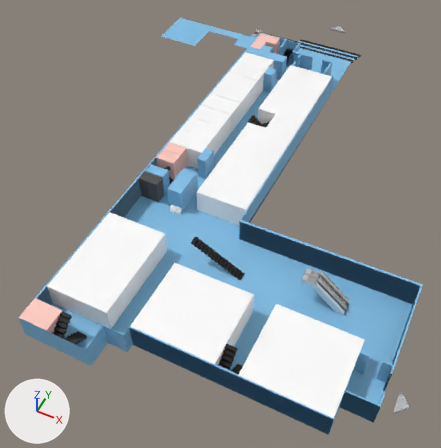
The glTF model data/map3DModel/building10/10_1.glb as it was, and as the next commit left it.
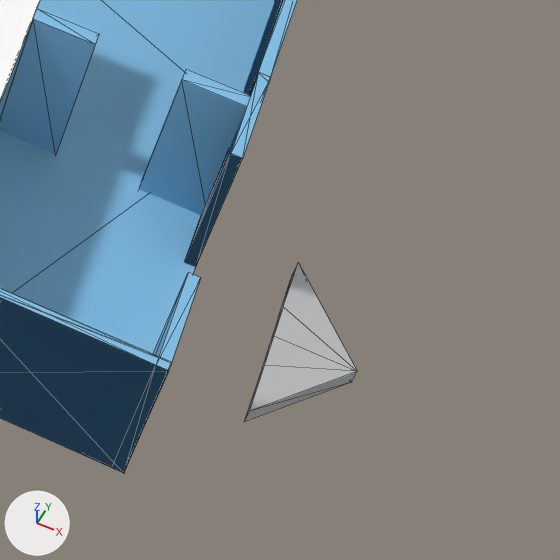
The first picture shows the older version from a camera (50 mm lens) standing at (1.12, -3.15, 2.94) and looking at (-0.2, -0.52, -0.35). The close-ups show both versions on the part from 80% to 100% of the width and 78% to 97% of the height of that picture; other places that the commit changed are outside them. The axes (+X, +Y, +Z) are drawn at lower left. The lights are the same throughout. The close-ups show mesh edges as thin lines. Where no turn or scale is listed for an object, it has been applied to the vertices.

Names of what the first close-up shows: '10101', 'object', 'transitionTo_全体マップ_10_1_2'.
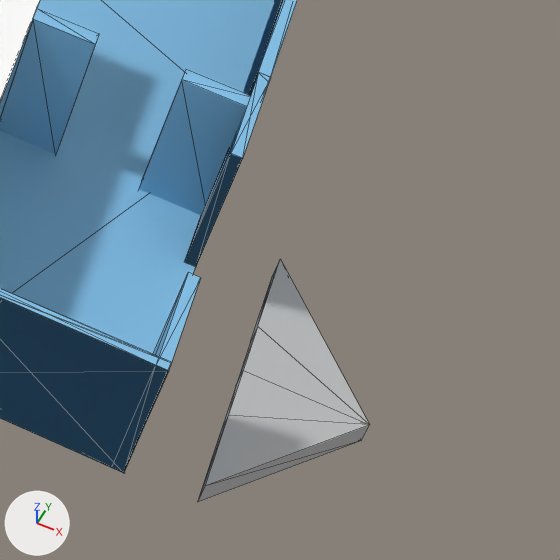
The newer file is also rescaled (x0.657), turned or shifted as a whole; pictures and numbers use the older file's frame.

Pixel boxes (x1, y1, x2, y2) of what changed, in the close-ups (560 x 560 px):
```json
{"object": "transitionTo_全体マップ_10_1_2", "change": "moved, rescaled", "before": [244, 263, 357, 422], "after": [198, 259, 369, 502], "on screen": "51% wider, 52% taller"}
```

Edits to the scene script, one JSON object a line:
```json
{"op": "set", "path": "ob_transitionto_全体マップ_10_1_2.location", "old": "(1.511, -1.486, -0.008)", "new": "(1.612, -1.507, -0.047)"}
{"op": "set", "path": "ob_transitionto_全体マップ_10_1_2.scale", "old": "(0.0687, 0.00948, 0.0687)", "new": "(0.105, 0.0144, 0.105)"}
```
